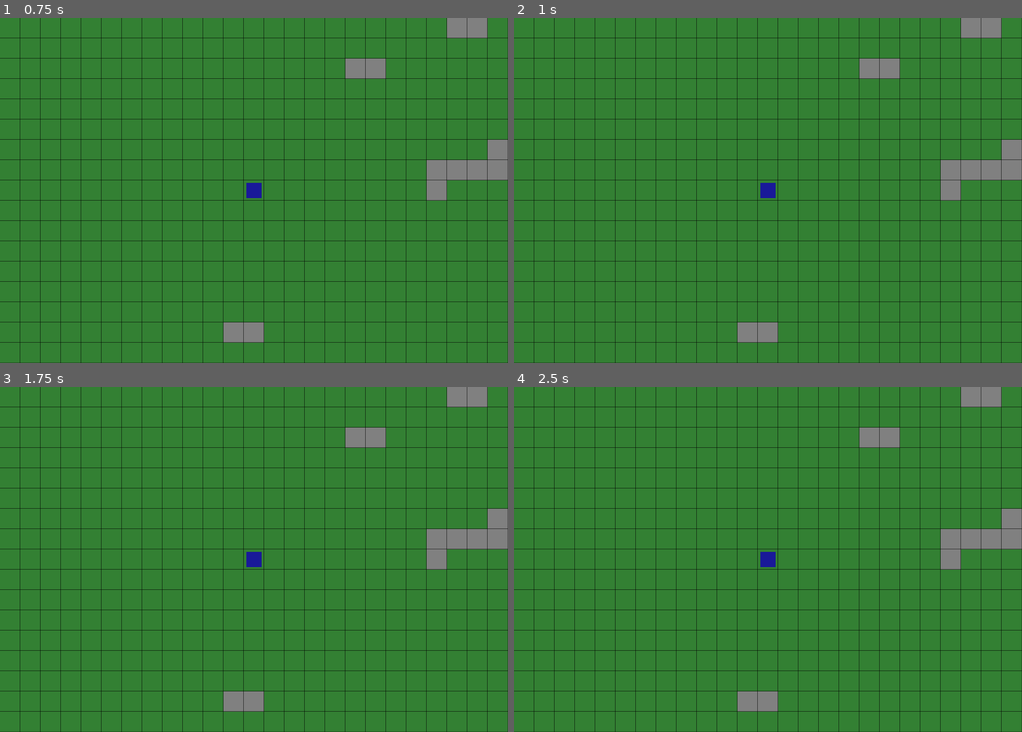
Above: before the commit, frames 1-4 (two rows, left to right).
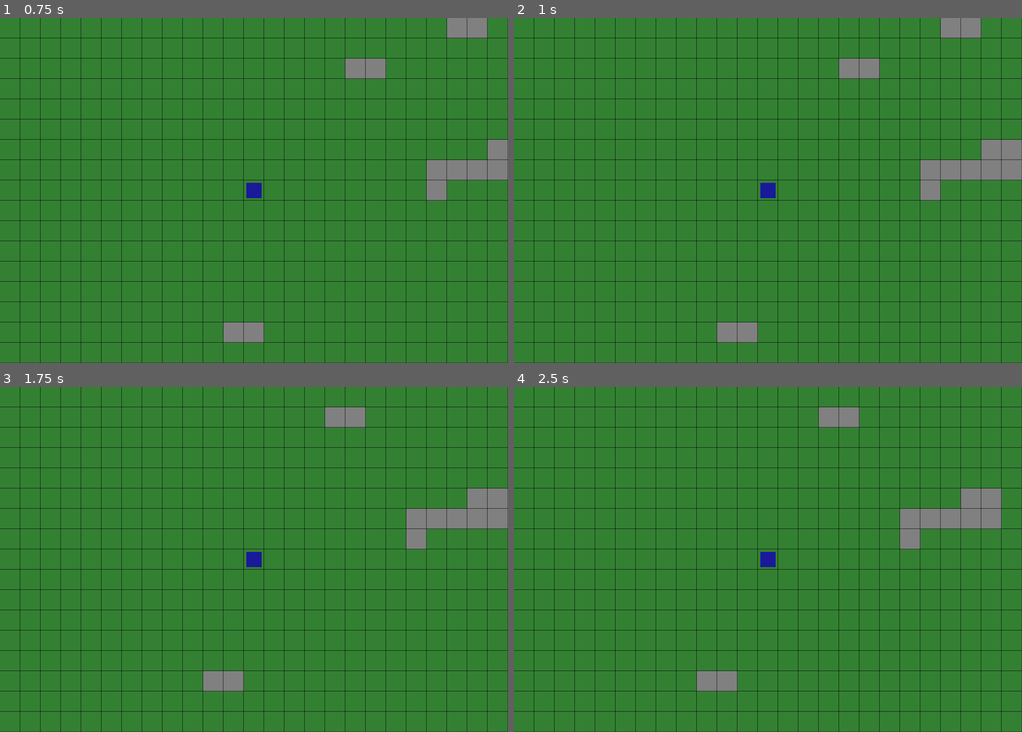
Above: after the commit, the same moments.

Repository: gabrielrheimer/classic-rpg-godot
Game: Godot game, scene res://scenes/game_map.tscn
The game is run twice, just before and just after one commit, with the same random seed, the same clock (stepped at 60 frames per second) and the same inputs.
Inputs:
- Up to frame 1 (0.75 s): tap Enter at 0.5 s; hold D (move_right) from 0.53 s (still down)
- Up to frame 2 (1 s): keep holding D (move_right)
- Up to frame 3 (1.75 s): tap Space at 1.25 s; release D (move_right) at 1.28 s; hold S (move_down) from 1.28 s (still down)
- Up to frame 4 (2.5 s): tap Enter at 2 s; release S (move_down) at 2.03 s; hold D (move_right) from 2.03 s (still down)

Frame 1 is identical in both runs. In frame 2, 2.4% of the frame differs, in the area x 40-96%, y 0-95%; in frame 3, 5.2%; in frame 4, 5.6%, in the area x 36-100%, y 0-95%.

Commit message:
feat: move player on WASD and arrow key presses

Diff:
--- a/scripts/map_renderer.gd
+++ b/scripts/map_renderer.gd
@@ -8,27 +8,32 @@
 const VIEW_RADIUS_X = 12
 const VIEW_RADIUS_Y = 8
 
-var center: Vector2i
+var visual_center: Vector2
 
 func _ready() -> void:
 	var game_map = get_parent()
-	center = Vector2i(game_map.MAP_WIDTH / 2, game_map.MAP_HEIGHT / 2)
+	visual_center = Vector2(game_map.MAP_WIDTH / 2, game_map.MAP_HEIGHT / 2)
 
 func _draw() -> void:
 	var game_map = get_parent()
 	var rows = game_map.grid.size()
 	var cols = game_map.grid[0].size()
 
-	var row_start = max(0, center.y - VIEW_RADIUS_Y)
-	var row_end = min(rows - 1, center.y + VIEW_RADIUS_Y)
-	var col_start = max(0, center.x - VIEW_RADIUS_X)
-	var col_end = min(cols - 1, center.x + VIEW_RADIUS_X)
+	var row_start = int(floor(visual_center.y - VIEW_RADIUS_Y))
+	var row_end = int(ceil(visual_center.y + VIEW_RADIUS_Y))
+	var col_start = int(floor(visual_center.x - VIEW_RADIUS_X))
+	var col_end = int(ceil(visual_center.x + VIEW_RADIUS_X))
+
+	row_start = max(0, row_start)
+	row_end = min(rows - 1, row_end)
+	col_start = max(0, col_start)
+	col_end = min(cols - 1, col_end)
 
 	for row in range(row_start, row_end + 1):
 		for col in range(col_start, col_end + 1):
 			var tile = game_map.grid[row][col]
 			var color = COLOR_WALL if tile == game_map.TileType.WALL else COLOR_FLOOR
-			var draw_x = (col - col_start) * TILE_SIZE
-			var draw_y = (row - row_start) * TILE_SIZE
+			var draw_x = (col - visual_center.x + VIEW_RADIUS_X) * TILE_SIZE
+			var draw_y = (row - visual_center.y + VIEW_RADIUS_Y) * TILE_SIZE
 			draw_rect(Rect2(draw_x, draw_y, TILE_SIZE, TILE_SIZE), color)
 			draw_rect(Rect2(draw_x, draw_y, TILE_SIZE, TILE_SIZE), COLOR_GRID_OUTLINE, false)
--- a/scripts/player.gd
+++ b/scripts/player.gd
@@ -2,6 +2,47 @@
 
 const INSET = 4
 const COLOR_PLAYER = Color(0.1, 0.1, 0.6)
+const MOVE_DURATION = 0.3
+
+var tile_pos: Vector2i
+var is_moving: bool = false
+
+func _ready() -> void:
+	var game_map = get_parent()
+	tile_pos = Vector2i(game_map.MAP_WIDTH / 2, game_map.MAP_HEIGHT / 2)
+	get_parent().get_node("MapRenderer").visual_center = Vector2(tile_pos)
+
+func _input(event: InputEvent) -> void:
+	if is_moving:
+		return
+
+	var direction := Vector2i.ZERO
+	if event.is_action_pressed("move_right"):
+		direction = Vector2i(1, 0)
+	elif event.is_action_pressed("move_left"):
+		direction = Vector2i(-1, 0)
+	elif event.is_action_pressed("move_down"):
+		direction = Vector2i(0, 1)
+	elif event.is_action_pressed("move_up"):
+		direction = Vector2i(0, -1)
+	else:
+		return
+
+	var game_map = get_parent()
+	var new_pos = tile_pos + direction
+	if not game_map.is_walkable(game_map.grid[new_pos.y][new_pos.x]):
+		return
+
+	tile_pos = new_pos
+	is_moving = true
+
+	var map_renderer = get_parent().get_node("MapRenderer")
+	var tween = create_tween()
+	tween.tween_property(map_renderer, "visual_center", Vector2(tile_pos), MOVE_DURATION)
+	tween.tween_callback(func():
+		is_moving = false
+		map_renderer.queue_redraw()
+	)
 
 func _draw() -> void:
 	var map_renderer = get_parent().get_node("MapRenderer")
Not shown, changed: CHANGELOG.md
Not shown, changed: CLAUDE.md
